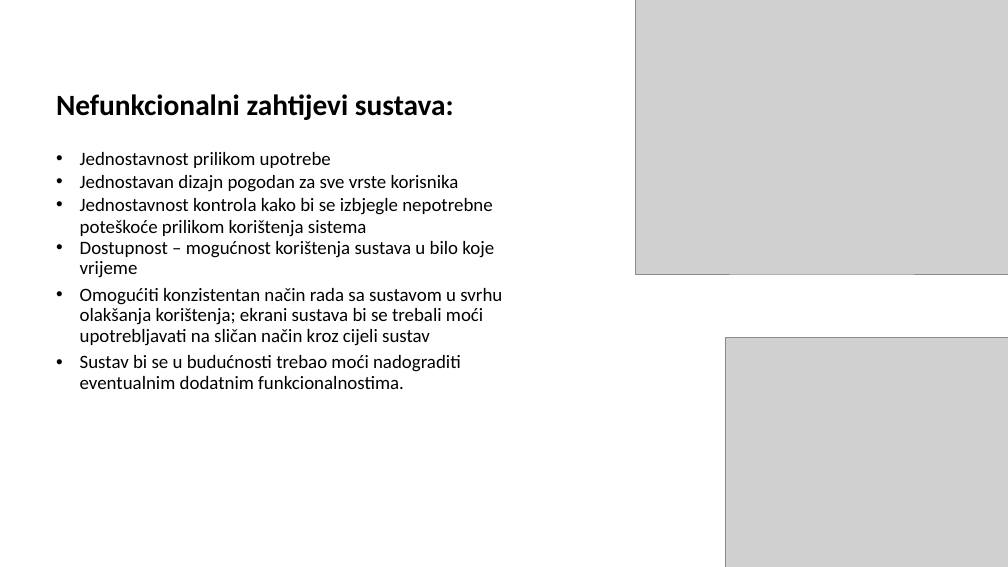
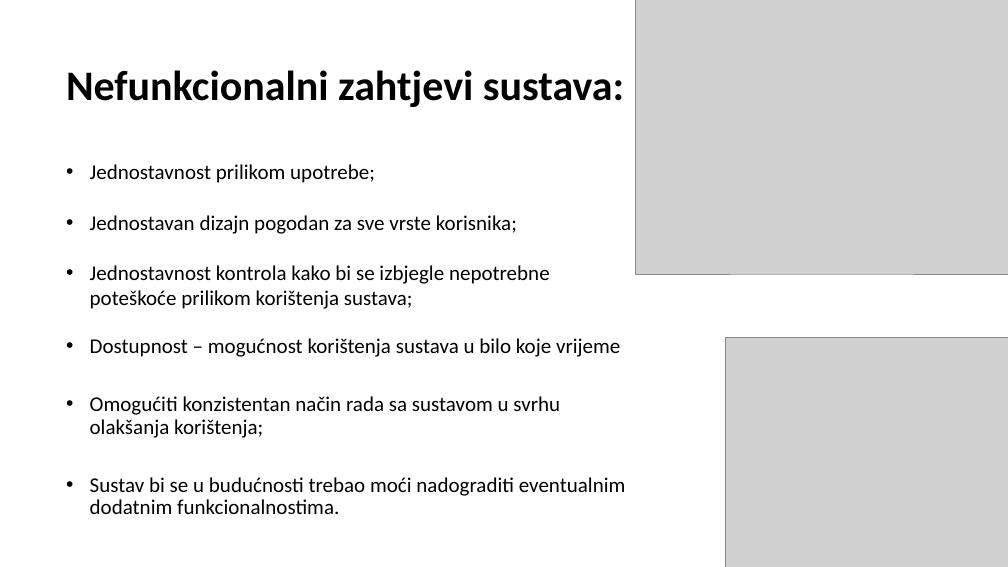
Before and after one commit to MarijanaOmazic/Prezentacija, a slide deck: slide 9 of Blood_register.pptx (slide 7 before the commit). Drawn at 1008x567 pixels with LibreOffice and Linux fonts; fonts in the diff are those of the drawing; grey boxes stand for pictures; background and template pictures are left out. Boxes give left, top, right and bottom in pixels: in the first picture for what was removed or moved away, otherwise in the second. Text is boxed around its words. In the diff, an @@ line names an element or a change of style, - is before the commit and + after.

```diff
--- a/Blood_register.pptx
+++ b/Blood_register.pptx
@@ text "Nefunkcionalni zahtjevi sustava:": place and size @@
-text "Nefunkcionalni zahtjevi sustava:" at <box>56,94,502,389</box>
+text "Nefunkcionalni zahtjevi sustava:" at <box>66,70,626,514</box>
@@ text at <box>66,70,624,309</box>: text changed; size 18 to 20 pt @@
-Nefunkcionalni zahtijevi sustava:
-• Jednostavnost prilikom upotrebe
-• Jednostavan dizajn pogodan za sve vrste korisnika
-• Jednostavnost kontrola kako bi se izbjegle nepotrebne poteškoće prilikom korištenja sistema
+Nefunkcionalni zahtjevi sustava:
+• Jednostavnost prilikom upotrebe;
+• Jednostavan dizajn pogodan za sve vrste korisnika;
+• Jednostavnost kontrola kako bi se izbjegle nepotrebne poteškoće prilikom korištenja sustava;
@@ text at <box>90,338,626,514</box>: size 18 to 20 pt in "Dostupnost – mogućnost korištenja sustava u bilo ...", "Sustav bi se u budućnosti trebao moći ..." @@
@@ text at <box>90,396,560,438</box>: text changed; size 18 to 20 pt @@
-• Omogućiti konzistentan način rada sa sustavom u svrhu olakšanja korištenja; ekrani sustava bi se trebali moći upotrebljavati na sličan način kroz cijeli sustav
+• Omogućiti konzistentan način rada sa sustavom u svrhu olakšanja korištenja;
```
Also in this commit, not shown: 12 other slides changed, 9 slides added, 1 slide removed.
